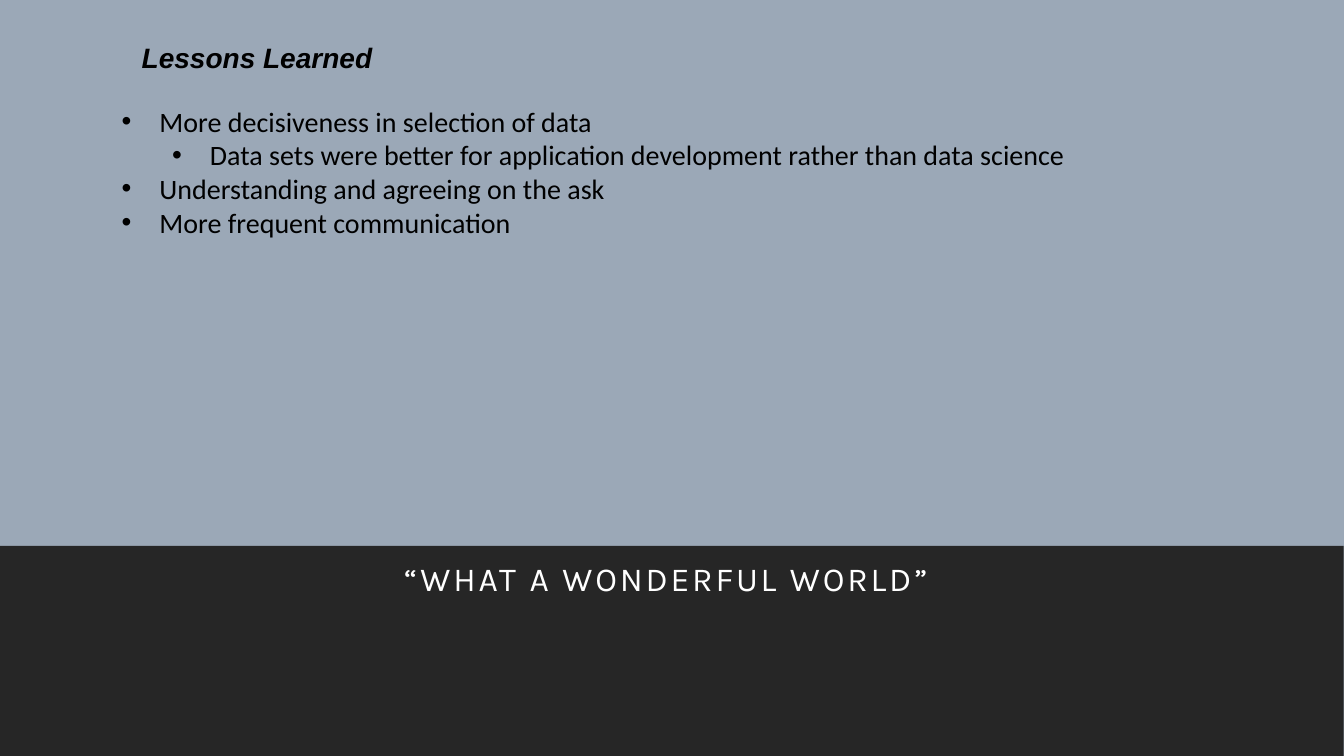
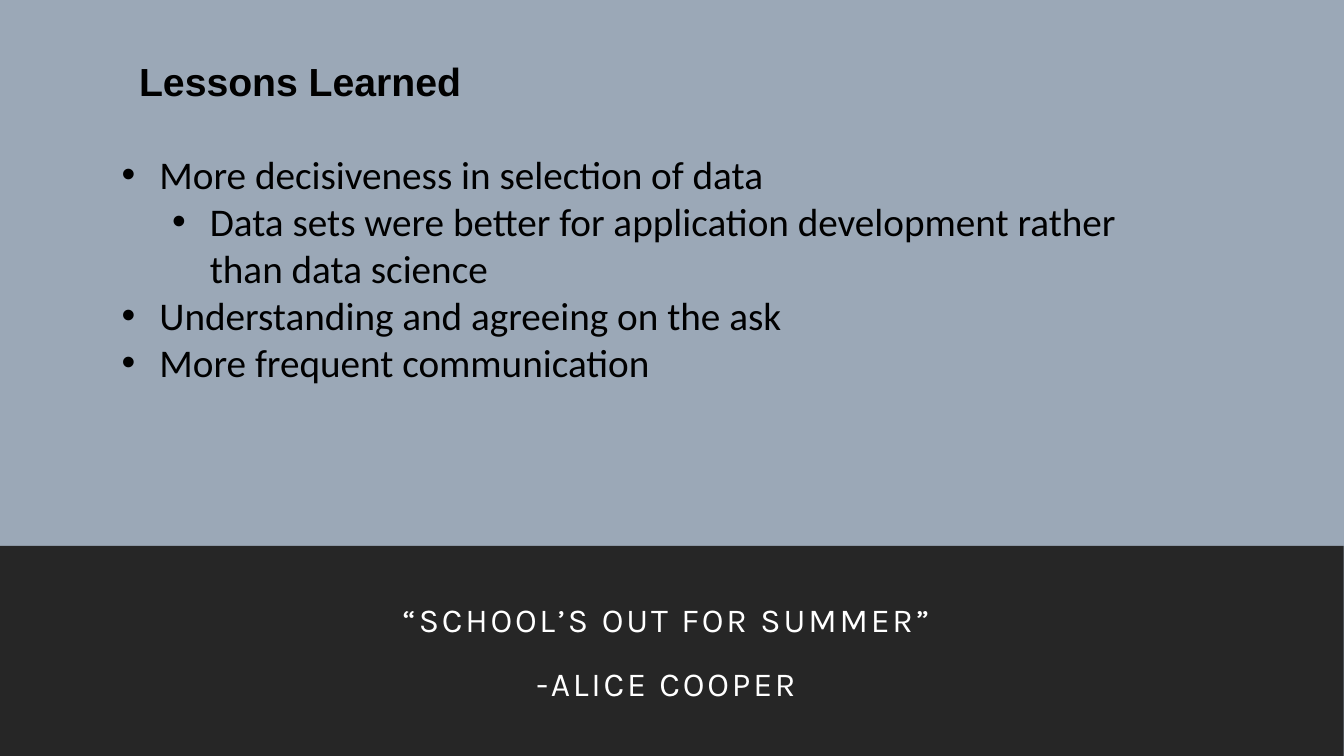
Before and after one commit to kidik425/07-Project_1, a slide deck: slide 14 of The Eff {Strings} Project 1 Presentation.pptx (slide 13 before the commit). Drawn at 1344x756 pixels with LibreOffice and Linux fonts; fonts in the diff are those of the drawing. Boxes give left, top, right and bottom in pixels: in the first picture for what was removed or moved away, otherwise in the second. Text is boxed around its words. In the diff, an @@ line names an element or a change of style, - is before the commit and + after.

```diff
--- a/The Eff {Strings} Project 1 Presentation.pptx
+++ b/The Eff {Strings} Project 1 Presentation.pptx
@@ text "Lessons Learned": place and size @@
-text "Lessons Learned" at box(142, 47, 372, 69)
+text "Lessons Learned" at box(139, 67, 461, 97)
@@ text "Lessons Learned" at box(139, 67, 461, 97): size 20 to 28 pt, italic off @@
@@ text "More decisiveness in selection of ...": place and size @@
-text "More decisiveness in selection of ..." at box(159, 112, 1064, 238)
+text "More decisiveness in selection of ..." at box(159, 161, 1116, 384)
@@ text "More decisiveness in selection of ..." at box(159, 161, 1116, 384): size 20 to 28 pt @@
@@ subtitle removed at box(404, 569, 927, 592) @@
-“WHAT A WONDERFUL WORLD”
@@ subtitle added at box(403, 610, 929, 697), 24 pt, text #FFFFFF @@
+“SCHOOL’S OUT FOR SUMMER”
+-ALICE COOPER
```
Also in this commit, not shown: 12 other slides changed, 2 slides added, 2 other files.
